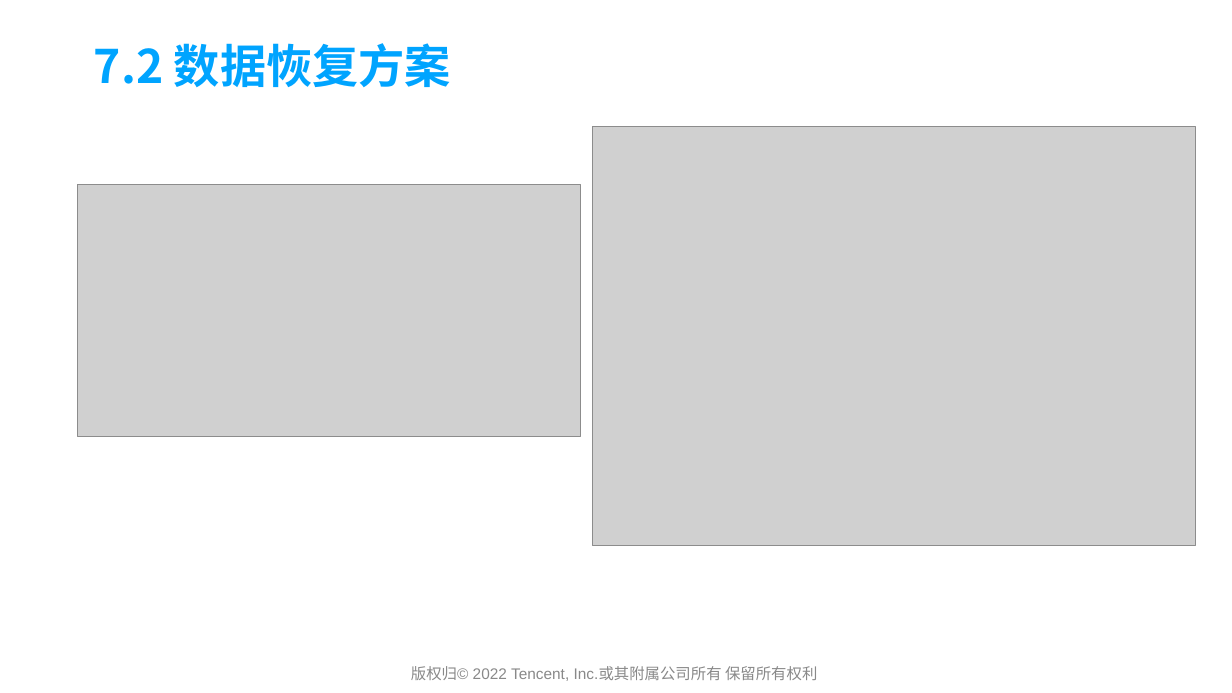
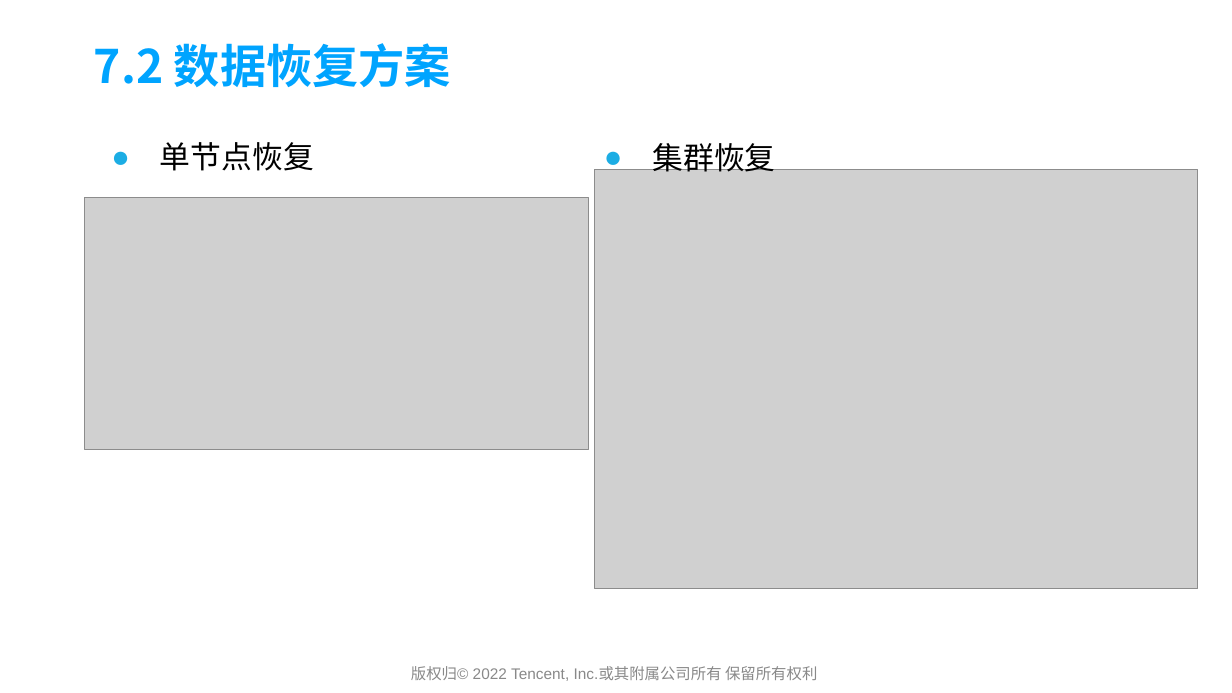
Before and after one commit to yedushusheng/mysql-learning, a slide deck: slide 49 of 28. OLTP/GoldenDB产品简介及架构解析.pptx (slide 44 before the commit). Drawn at 1232x693 pixels with LibreOffice and Linux fonts; fonts in the diff are those of the drawing; grey boxes stand for pictures; background and template pictures are left out. Boxes give left, top, right and bottom in pixels: in the first picture for what was removed or moved away, otherwise in the second. Text is boxed around its words. In the diff, an @@ line names an element or a change of style, - is before the commit and + after.

```diff
--- a/28. OLTP/GoldenDB产品简介及架构解析.pptx
+++ b/28. OLTP/GoldenDB产品简介及架构解析.pptx
@@ text added at box(160, 142, 314, 171), 24 pt, text #000000 @@
+● 单节点恢复
@@ text added at box(652, 137, 775, 172), 24 pt, text #000000 @@
+● 集群恢复
@@ picture: place and size @@
-picture at box(592, 126, 1196, 545)
+picture at box(595, 169, 1199, 589)
@@ picture: place and size @@
-picture at box(78, 185, 581, 436)
+picture at box(85, 198, 589, 449)
```
Also in this commit, not shown: 9 other slides changed, 8 slides added.
